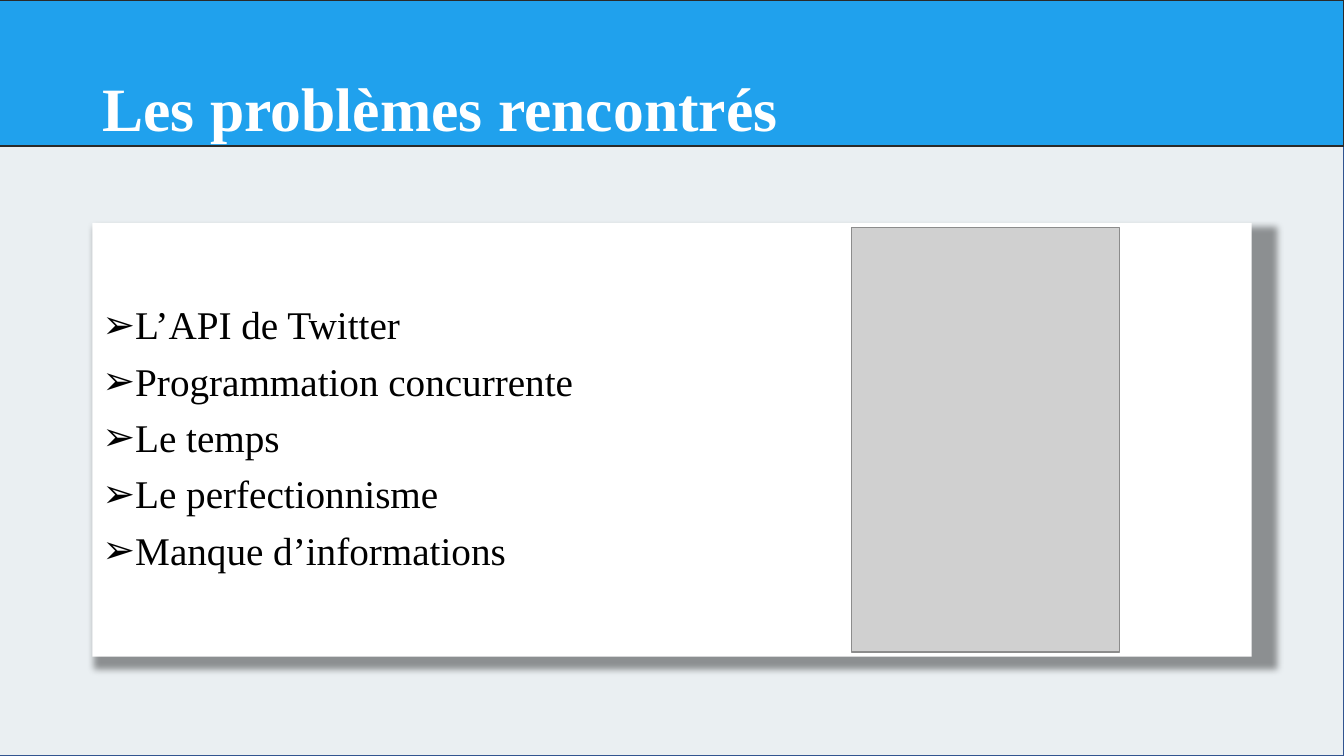
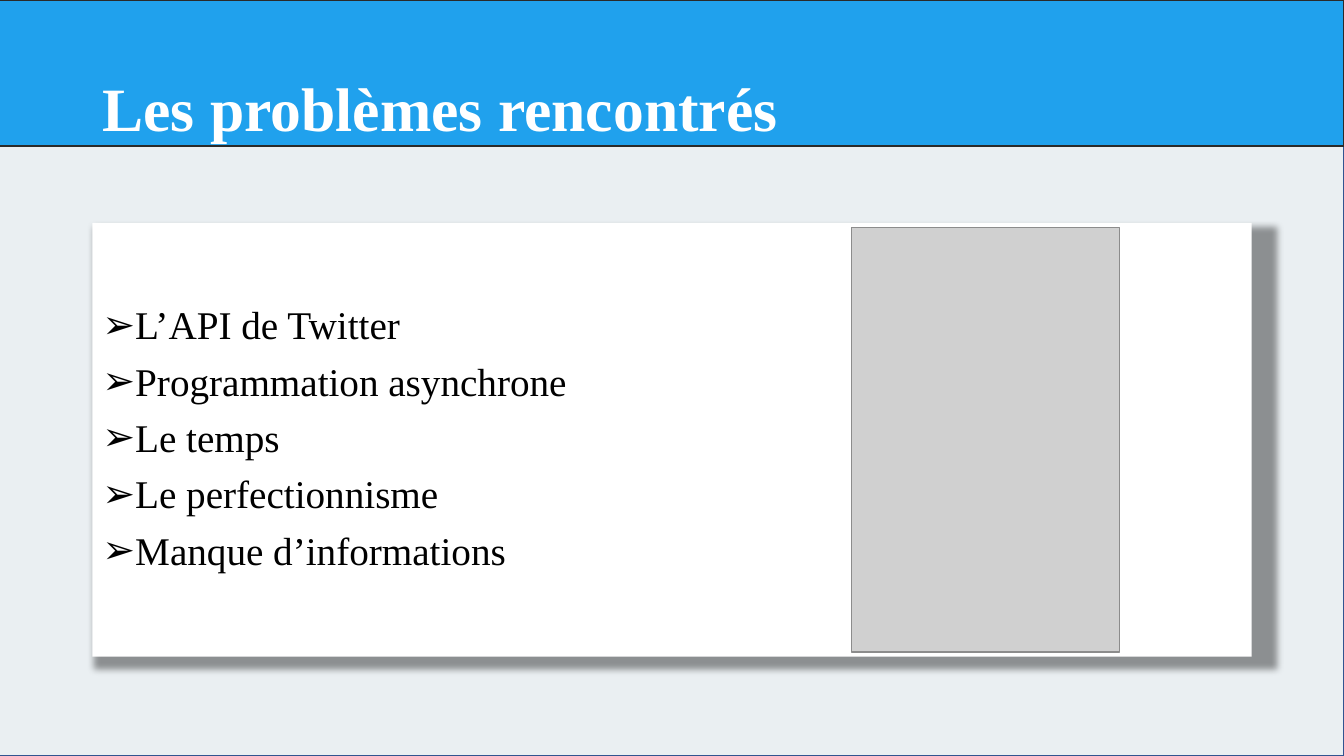
Before and after one commit to DDejviDD/TweetAnalyser-Report, a slide deck: slide 4 of TweetAnalyser3.pptx. Drawn at 1344x756 pixels with LibreOffice and Linux fonts; fonts in the diff are those of the drawing; grey boxes stand for pictures. Boxes give left, top, right and bottom in pixels: in the first picture for what was removed or moved away, otherwise in the second. Text is boxed around its words. In the diff, an @@ line names an element or a change of style, - is before the commit and + after.

Commit message:
changes

```diff
--- a/TweetAnalyser3.pptx
+++ b/TweetAnalyser3.pptx
@@ text at (135, 368, 566, 403): text changed @@
-➢ Programmation concurrente
+➢ Programmation asynchrone
```
Also in this commit, not shown: 1 other slide changed.
